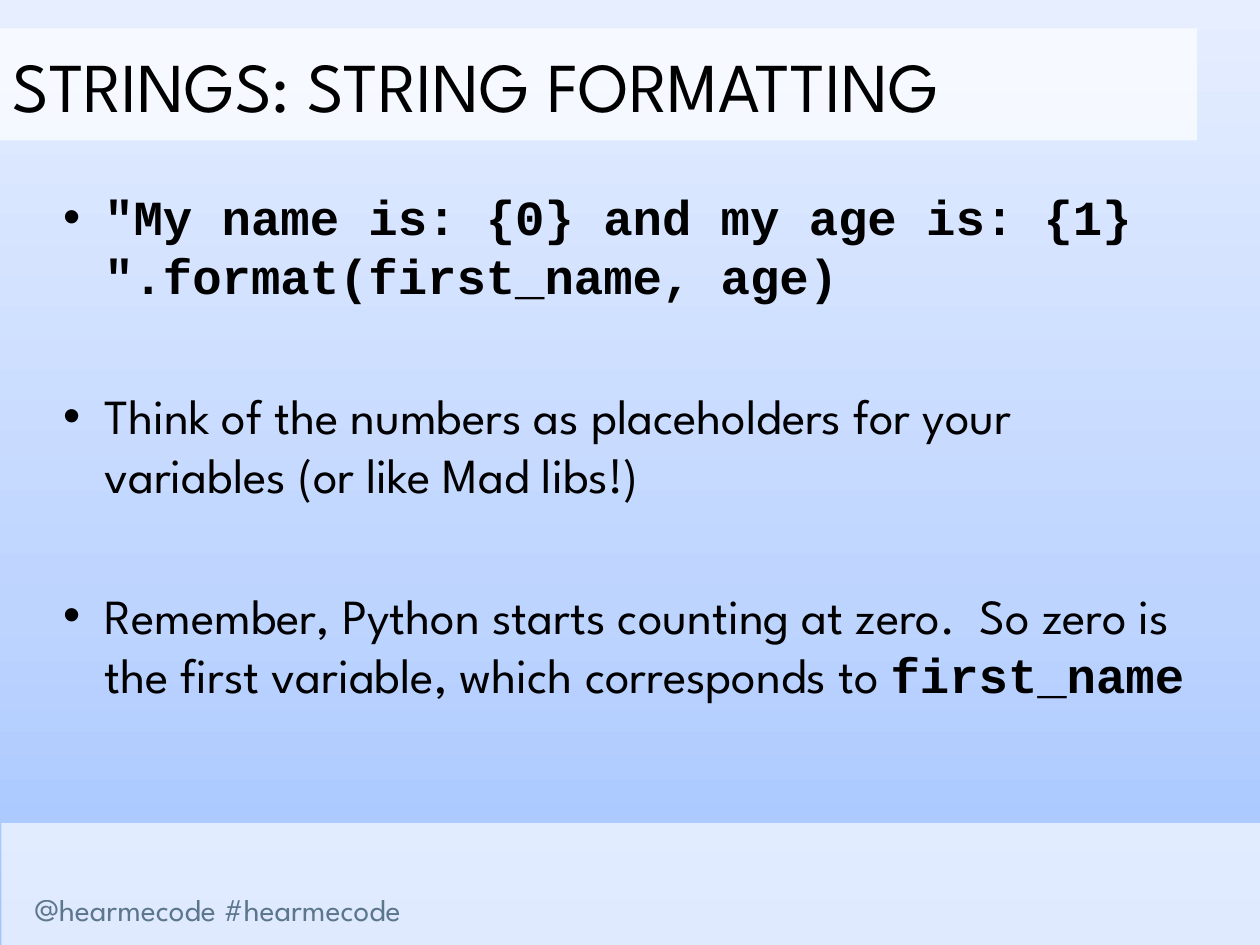
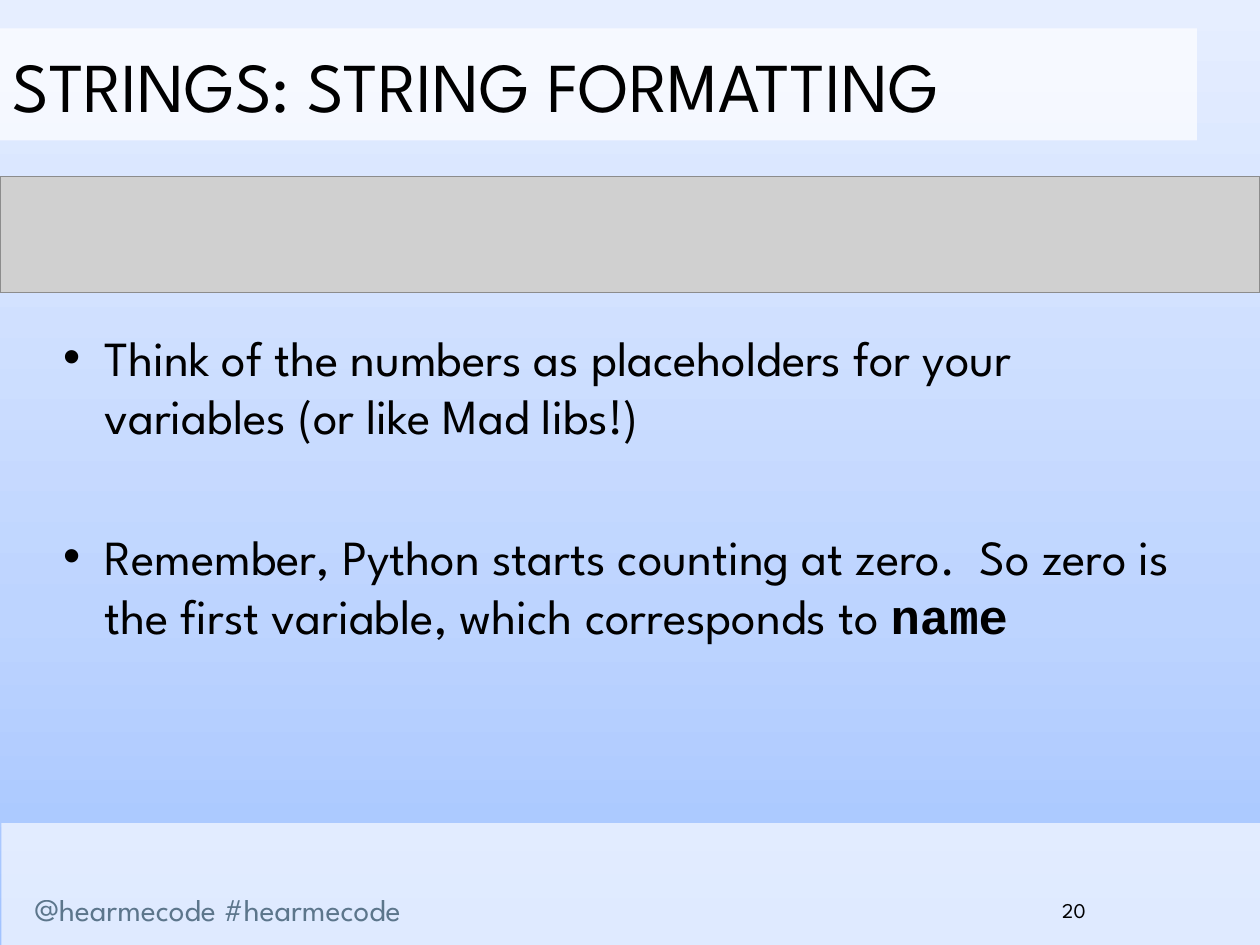
Before and after one commit to hearmecode/slides, a slide deck: slide 20 of Lesson 1/Hear Me Code - Strings and Conditionals.pptx. Drawn at 1260x945 pixels with LibreOffice and Linux fonts; fonts in the diff are those of the drawing; grey boxes stand for pictures; background and template pictures are left out. Boxes give left, top, right and bottom in pixels: in the first picture for what was removed or moved away, otherwise in the second. Text is boxed around its words. In the diff, an @@ line names an element or a change of style, - is before the commit and + after.

```diff
--- a/Lesson 1/Hear Me Code - Strings and Conditionals.pptx
+++ b/Lesson 1/Hear Me Code - Strings and Conditionals.pptx
@@ picture added at (x1=0, y1=176, x2=1260, y2=292) @@
@@ text at (x1=104, y1=200, x2=1132, y2=305): paragraph removed @@
-• "My name is: {0} and my age is: {1} ".format(first_name, age)
@@ text at (x1=104, y1=541, x2=1170, y2=645): text changed @@
-• Remember, Python starts counting at zero. So zero is the first variable, which corresponds to first_name
+• Remember, Python starts counting at zero. So zero is the first variable, which corresponds to name
@@ page number added at (x1=1062, y1=904, x2=1086, y2=919), 12 pt, text #000000 @@
+20
```
Also in this commit, not shown: 45 other slides changed, 6 slides added, 3 slides removed, 2 other files.
